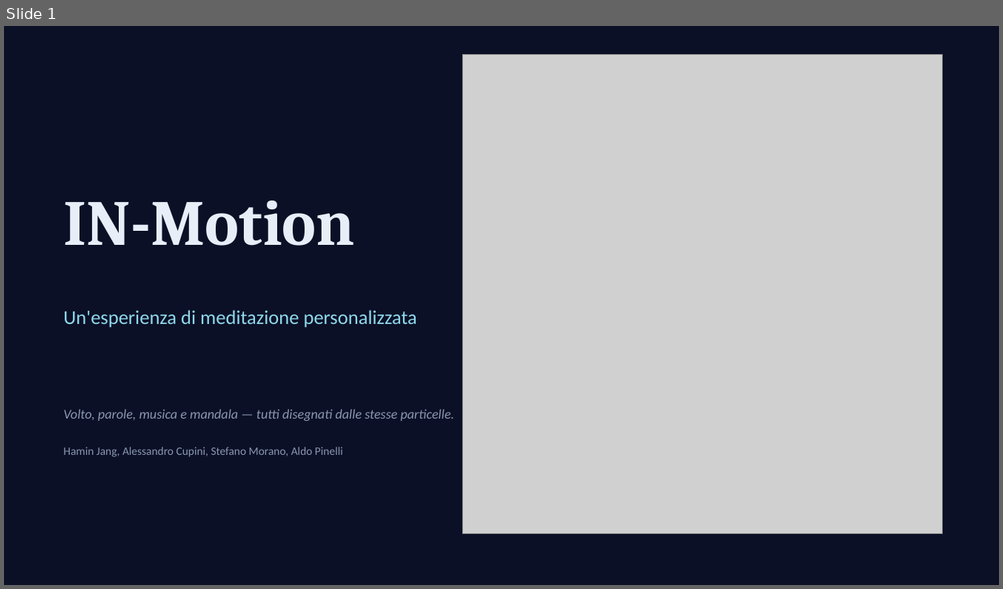
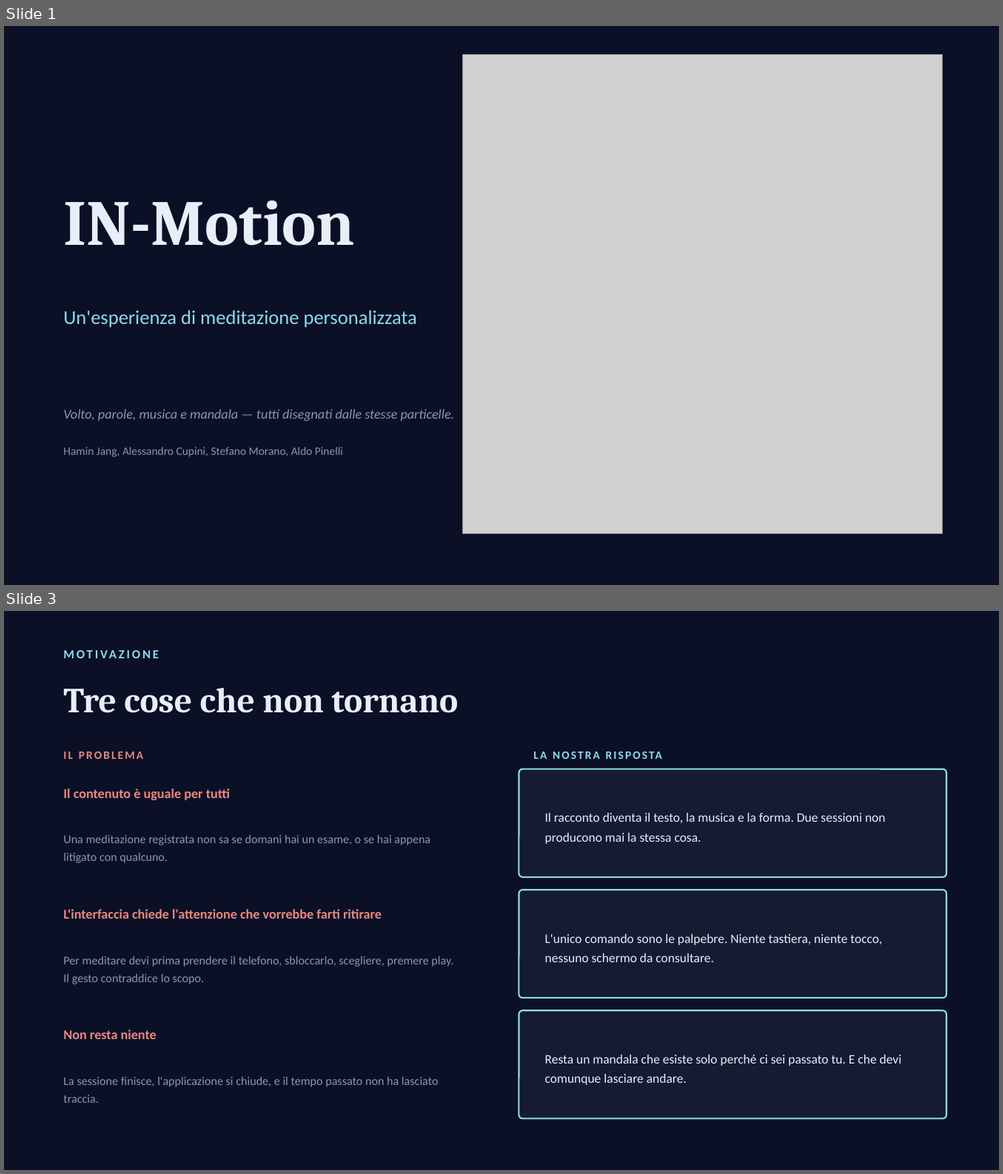
Before and after one commit to stefano-morano/IN-Motion, a slide deck: IN-Motion.pptx. Shown one above the other, each under a label of ours: slide 1 before the commit, slides 1 and 3 after it; the slides between them are not shown. The pictures are 1003x589 and 1003x1174 pixels, drawn with LibreOffice and Linux fonts; fonts in the diff are those of the drawing; grey boxes stand for pictures. Boxes give left, top, right and bottom in pixels: in the first picture for what was removed or moved away, otherwise in the second. Text is boxed around its words. In the diff, an @@ line names an element or a change of style, - is before the commit and + after.

```diff
--- a/IN-Motion.pptx
+++ b/IN-Motion.pptx
@@ slide 3 added at (x1=4, y1=611, x2=999, y2=1170), background #0B1026 @@
@@ text added at (x1=57, y1=642, x2=877, y2=665), 12 pt, text #8FD9EC, bold @@
+MOTIVAZIONE
@@ text added at (x1=63, y1=688, x2=458, y2=713), 34 pt, text #E8EEF7, bold @@
+Tre cose che non tornano
@@ text added at (x1=63, y1=752, x2=143, y2=759), 11 pt, text #E8887F, bold @@
+IL PROBLEMA
@@ rounded rectangle added at (x1=519, y1=769, x2=946, y2=877), fill #141B33, outline #8FD9EC 1.5 pt @@
@@ text added at (x1=63, y1=789, x2=230, y2=800), 13 pt, text #E8887F, bold @@
+Il contenuto è uguale per tutti
@@ text added at (x1=545, y1=813, x2=885, y2=844), 12.5 pt, text #E8EEF7 @@
+Il racconto diventa il testo, la musica e la forma. Due sessioni non producono mai la stessa cosa.
@@ text added at (x1=686, y1=813, x2=694, y2=822), 11 pt, text #8FD9EC, bold @@
+LA NOSTRA RISPOSTA
@@ text added at (x1=63, y1=835, x2=430, y2=863), 11.5 pt, text #8A97B0 @@
+Una meditazione registrata non sa se domani hai un esame, o se hai appena litigato con qualcuno.
@@ rounded rectangle added at (x1=519, y1=890, x2=946, y2=998), fill #141B33, outline #8FD9EC 1.5 pt @@
@@ text added at (x1=63, y1=909, x2=381, y2=919), 13 pt, text #E8887F, bold @@
+L'interfaccia chiede l'attenzione che vorrebbe farti ritirare
@@ text added at (x1=545, y1=934, x2=882, y2=963), 12.5 pt, text #E8EEF7 @@
+L'unico comando sono le palpebre. Niente tastiera, niente tocco, nessuno schermo da consultare.
@@ text added at (x1=63, y1=957, x2=453, y2=985), 11.5 pt, text #8A97B0 @@
+Per meditare devi prima prendere il telefono, sbloccarlo, scegliere, premere play. Il gesto contraddice lo scopo.
@@ text added at (x1=63, y1=1030, x2=156, y2=1039), 13 pt, text #E8887F, bold @@
+Non resta niente
@@ rounded rectangle added at (x1=519, y1=1011, x2=946, y2=1119), fill #141B33, outline #8FD9EC 1.5 pt @@
@@ text added at (x1=545, y1=1055, x2=902, y2=1085), 12.5 pt, text #E8EEF7 @@
+Resta un mandala che esiste solo perché ci sei passato tu. E che devi comunque lasciare andare.
@@ text added at (x1=63, y1=1077, x2=438, y2=1103), 11.5 pt, text #8A97B0 @@
+La sessione finisce, l'applicazione si chiude, e il tempo passato non ha lasciato traccia.
```
Also in this commit, not shown: 1 slide changed, 2 other slides added.
